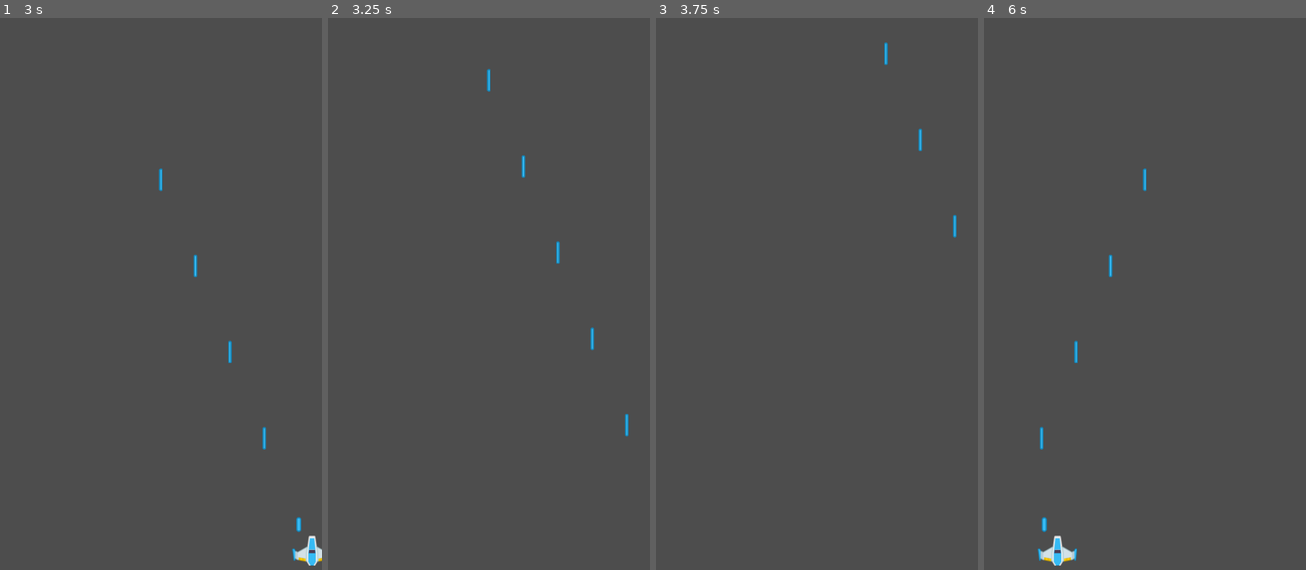
Above: before the commit, frames 1-4 (left to right).
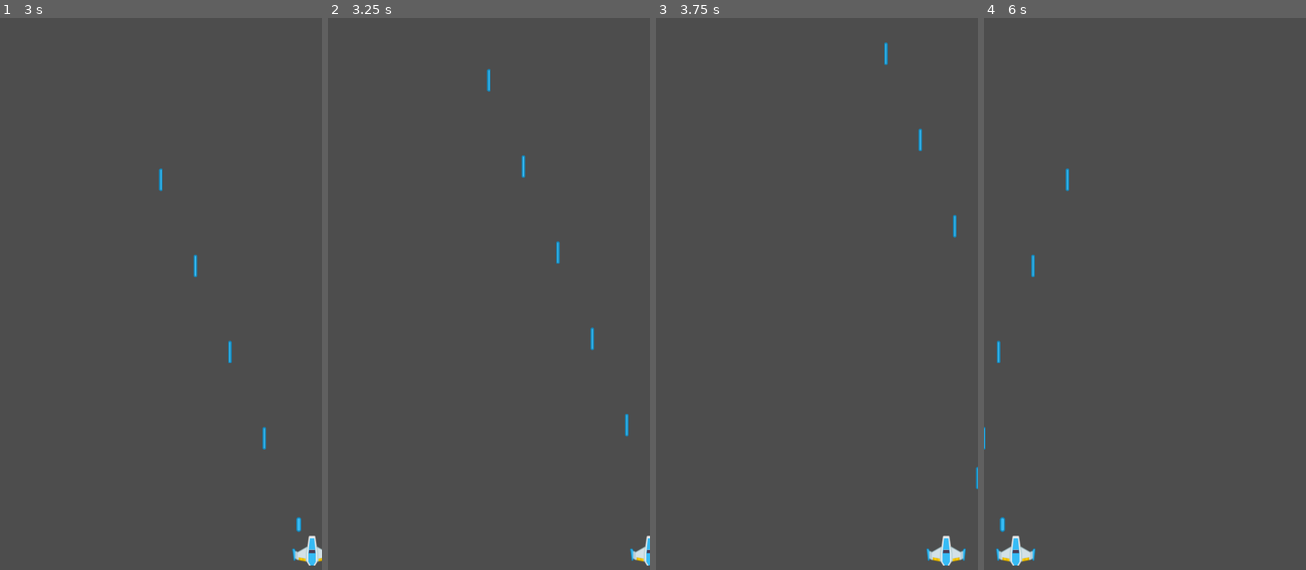
Above: after the commit, the same moments.

Repository: jamesspearsv/space-shooter
Game: Godot game, scene res://scenes/main.tscn
The game is run twice, just before and just after one commit, with the same random seed, the same clock (stepped at 60 frames per second) and the same inputs.
Inputs:
- Up to frame 1 (3 s): tap Enter at 0.5 s; hold D (move_right) 0.53-1.28 s; hold Space (fire_laser) 0.53-1.28 s; hold A (move_left) 1.28-2.03 s; tap Space (fire_laser) at 1.35, 2.85 s; hold Space (fire_laser) 2.03-2.78 s; hold D (move_right) from 2.03 s (still down)
- Up to frame 2 (3.25 s): keep holding D (move_right)
- Up to frame 3 (3.75 s): release D (move_right) at 3.53 s; hold A (move_left) from 3.53 s (still down); hold Space (fire_laser) from 3.53 s (still down)
- Up to frame 4 (6 s): release Space (fire_laser) at 4.28 s; tap Space (fire_laser) at 4.35, 5.85 s; hold Space (fire_laser) 5.03-5.78 s; release A (move_left) at 5.78 s; hold D (move_right) from 5.78 s (still down)

Frame 1 is identical in both runs. In frame 2, 0.2% of the frame differs, in the area x 93-100%, y 93-100%; in frame 3, 0.4%; in frame 4, 1.1%, in the area x 0-51%, y 27-100%.

Commit message:
Add logic to restrict player ship to viewport

Diff:
--- a/project.godot
+++ b/project.godot
@@ -20,6 +20,13 @@
 window/size/viewport_width=810
 window/size/viewport_height=1440
 window/size/resizable=false
+window/stretch/mode="viewport"
+window/stretch/aspect="expand"
+
+[editor]
+
+version_control/plugin_name="GitPlugin"
+version_control/autoload_on_startup=true
 
 [input]
 
--- a/scripts/main.gd
+++ b/scripts/main.gd
@@ -6,7 +6,6 @@
 # Called when the node enters the scene tree for the first time.
 func _ready() -> void:
 	$PlayerShip.position = $StartingMarker.position
-	print($PlayerShip.position)
 
 # Called every frame. 'delta' is the elapsed time since the previous frame.
 func _process(_delta: float) -> void:
--- a/scripts/player_ship.gd
+++ b/scripts/player_ship.gd
@@ -1,10 +1,11 @@
 extends Area2D
 
 @export var speed = 400
+var screen_size
 
 # Called when the node enters the scene tree for the first time.
 func _ready() -> void:
-	pass # Replace with function body.
+	screen_size = get_viewport_rect().size
 
 
 # Called every frame. 'delta' is the elapsed time since the previous frame.
@@ -16,5 +17,5 @@
 	if Input.is_action_pressed("move_right"):
 		velocity.x += 1
 
-	#velocity = velocity * speed
 	position += velocity * delta * speed
+	position = position.clamp(Vector2.ZERO, screen_size)
